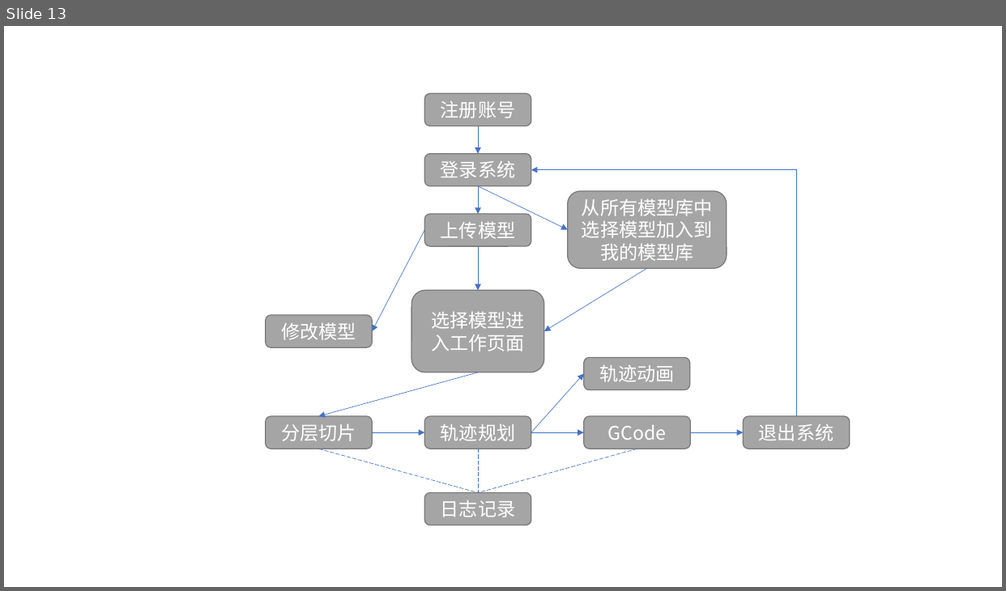
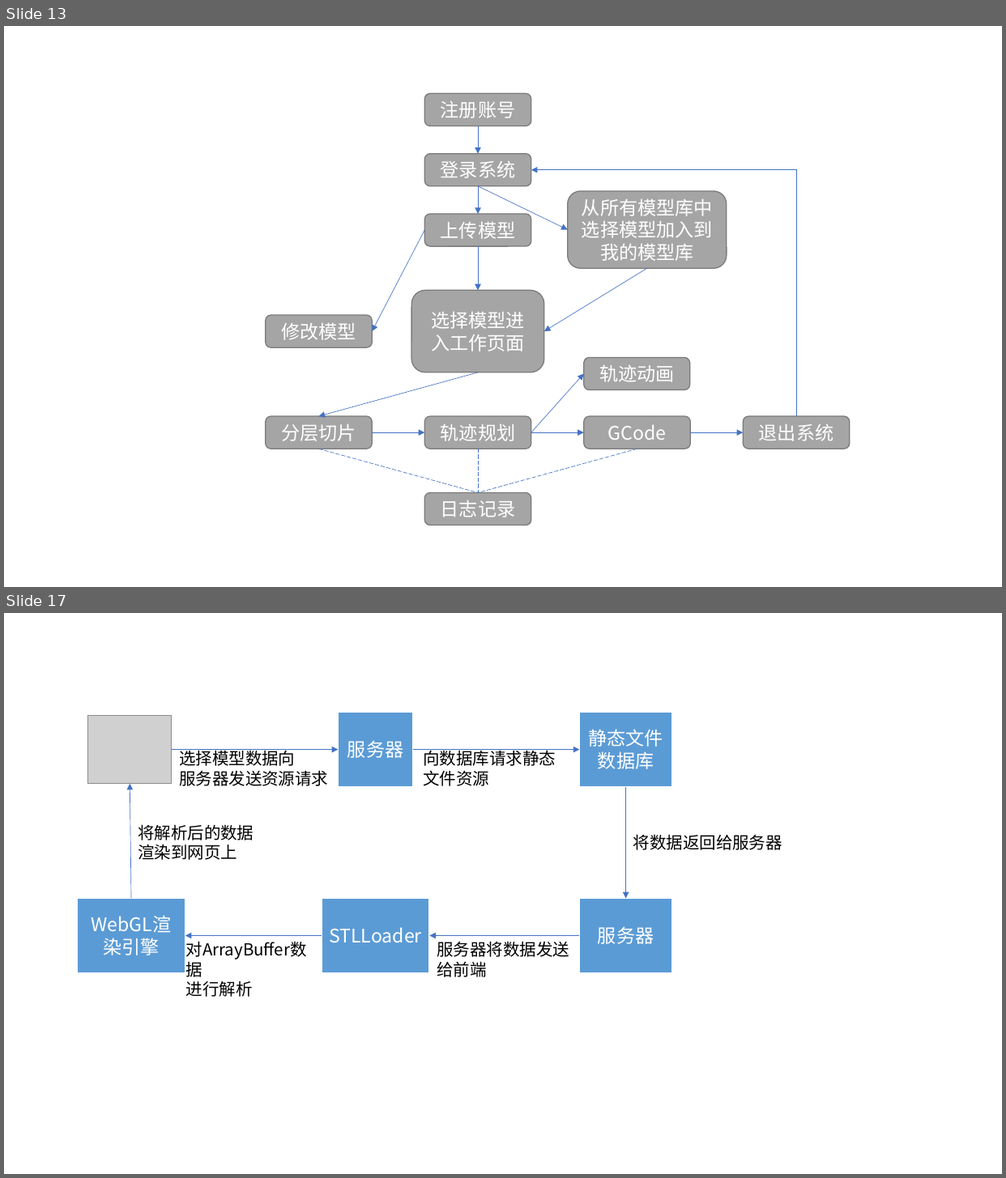
Before and after one commit to WutBottle/2021dissertation, a slide deck: 论文涉及图片.pptx. Shown one above the other, each under a label of ours: slide 13 before the commit, slides 13 and 17 after it; the slides between them are not shown. The pictures are 1006x591 and 1006x1178 pixels, drawn with LibreOffice and Linux fonts; fonts in the diff are those of the drawing; grey boxes stand for pictures. Boxes give left, top, right and bottom in pixels: in the first picture for what was removed or moved away, otherwise in the second. Text is boxed around its words. In the diff, an @@ line names an element or a change of style, - is before the commit and + after.

```diff
--- a/论文涉及图片.pptx
+++ b/论文涉及图片.pptx
@@ slide 17 added at box(4, 613, 1002, 1174), background #FFFFFF @@
@@ picture added at box(88, 716, 171, 784) @@
@@ rectangle added at box(338, 712, 413, 786), fill #5B9BD5, outline #FFFFFF 1.5 pt, 18 pt, text #FFFFFF @@
+服务器
@@ rectangle added at box(580, 712, 672, 786), fill #5B9BD5, outline #FFFFFF 1.5 pt, 18 pt, text #FFFFFF @@
+静态文件数据库
@@ arrow added from (172, 749) to (338, 749), #4472C4 0.5 pt @@
@@ text added at box(179, 749, 328, 786), 16 pt, text #000000 @@
+选择模型数据向
+服务器发送资源请求
@@ arrow added from (413, 749) to (580, 749), #4472C4 0.5 pt @@
@@ text added at box(424, 749, 556, 786), 16 pt, text #000000 @@
+向数据库请求静态
+文件资源
@@ arrow added from (131, 898) to (130, 784), #4472C4 0.5 pt @@
@@ arrow added from (626, 786) to (626, 898), #4472C4 0.5 pt @@
@@ text added at box(138, 824, 253, 860), 16 pt, text #000000 @@
+将解析后的数据
+渲染到网页上
@@ text added at box(633, 834, 782, 850), 16 pt, text #000000 @@
+将数据返回给服务器
@@ rectangle added at box(78, 898, 185, 973), fill #5B9BD5, outline #FFFFFF 1.5 pt, 18 pt, text #FFFFFF @@
+WebGL渲染引擎
@@ rectangle added at box(322, 898, 429, 973), fill #5B9BD5, outline #FFFFFF 1.5 pt, 18 pt, text #FFFFFF @@
+STLLoader
@@ rectangle added at box(580, 898, 672, 973), fill #5B9BD5, outline #FFFFFF 1.5 pt, 18 pt, text #FFFFFF @@
+服务器
@@ arrow added from (322, 935) to (185, 935), #4472C4 0.5 pt @@
@@ text added at box(186, 941, 307, 997), 16 pt, text #000000 @@
+对ArrayBuffer数据
+进行解析
@@ arrow added from (580, 935) to (430, 935), #4472C4 0.5 pt @@
@@ text added at box(437, 941, 569, 977), 16 pt, text #000000 @@
+服务器将数据发送
+给前端
```
Also in this commit, not shown: 3 other slides added, 1 other file.
